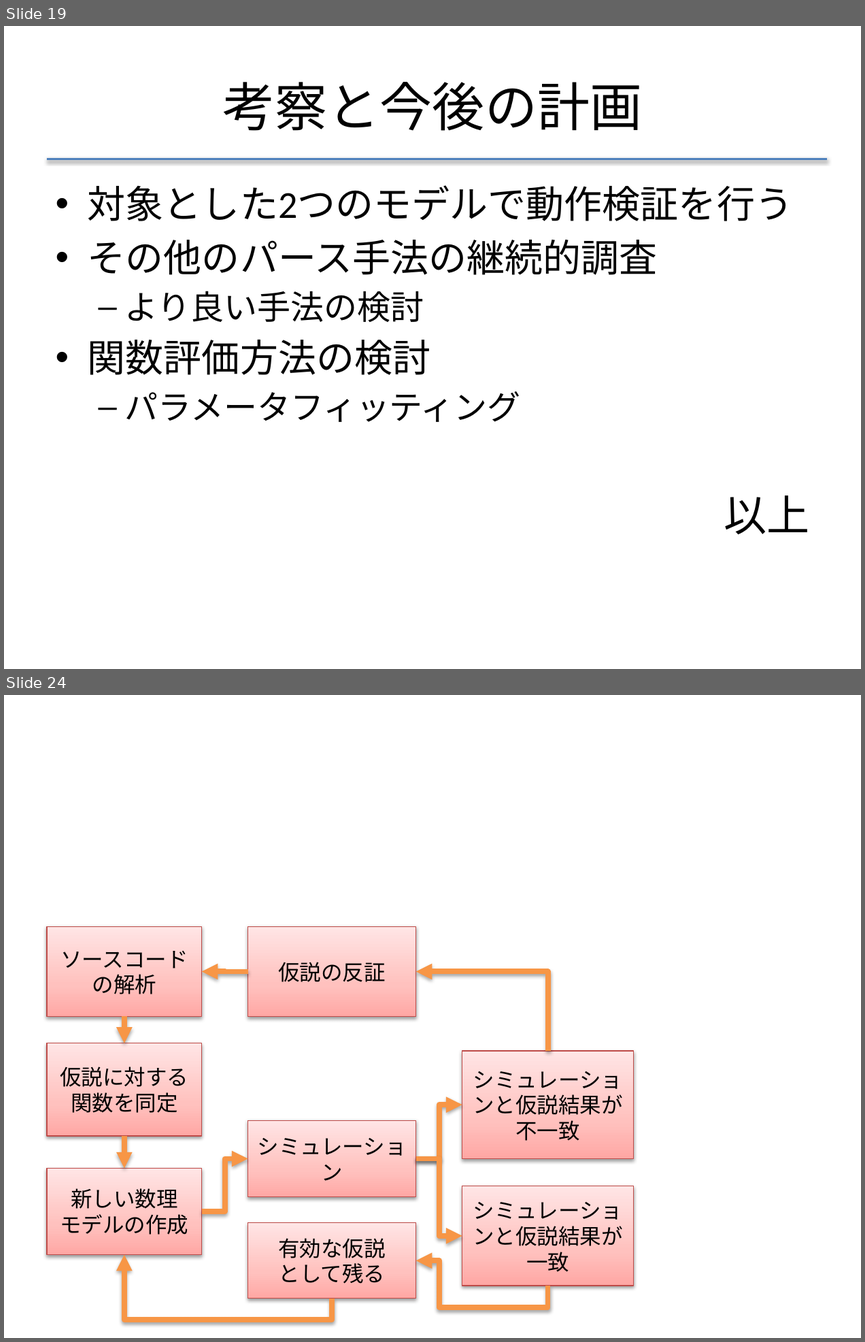
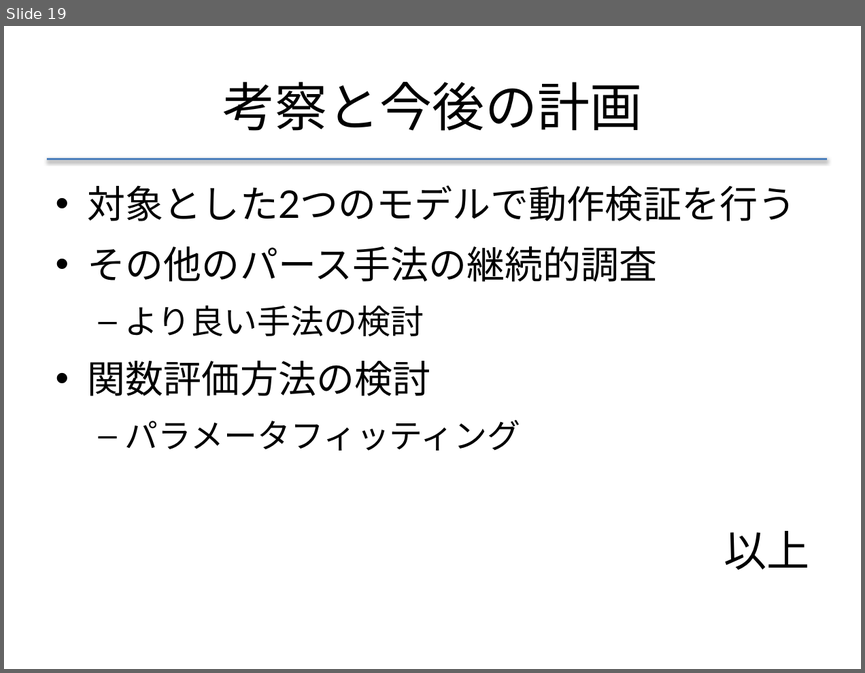
Before and after one commit to f-akazawa/akaz_uecdevelop, a slide deck: doc/中間発表資料.pptx. Shown one above the other, each under a label of ours: slides 19 and 24 before the commit, slide 19 after it; the slides between them are not shown. The pictures are 865x1342 and 865x673 pixels, drawn with LibreOffice and Linux fonts; fonts in the diff are those of the drawing. Boxes give left, top, right and bottom in pixels: in the first picture for what was removed or moved away, otherwise in the second. Text is boxed around its words. In the diff, an @@ line names an element or a change of style, - is before the commit and + after.

Commit message:
本文をメイリオに変更等、体裁を整えたバージョン
内容に変化なし

```diff
--- a/doc/中間発表資料.pptx
+++ b/doc/中間発表資料.pptx
@@ slide 24 removed at (4, 695, 861, 1338), background #FFFFFF @@
@@ group removed at (47, 926, 634, 1320): 8 rectangles, 7 elbow arrows, 2 arrows @@
-ソースコードの解析
-仮説に対する関数を同定
-新しい数理
-モデルの作成
-シミュレーション
-シミュレーションと仮説結果が
-不一致
-シミュレーションと仮説結果が
-一致
-有効な仮説
-として残る
-仮説の反証
@@ slide 19 changed as well @@
@@ text "対象とした2つのモデルで動作検証を行う" at (88, 185, 809, 569): font Calibri to Lato; more space between paragraphs @@
```
Also in this commit, not shown: 18 other slides changed, 1 slide added, 5 other slides removed.
